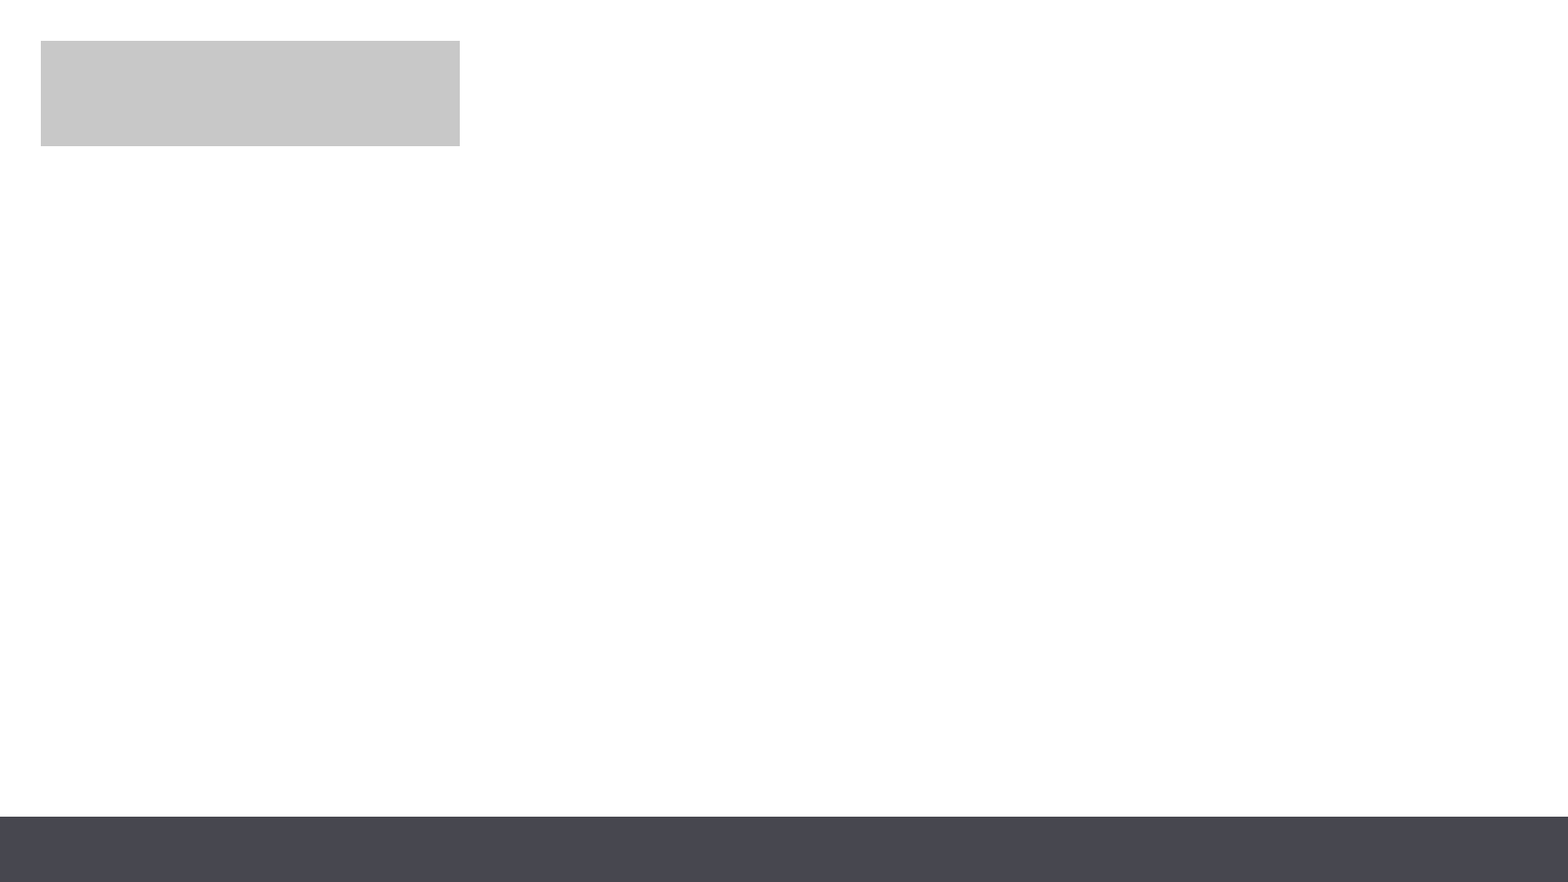
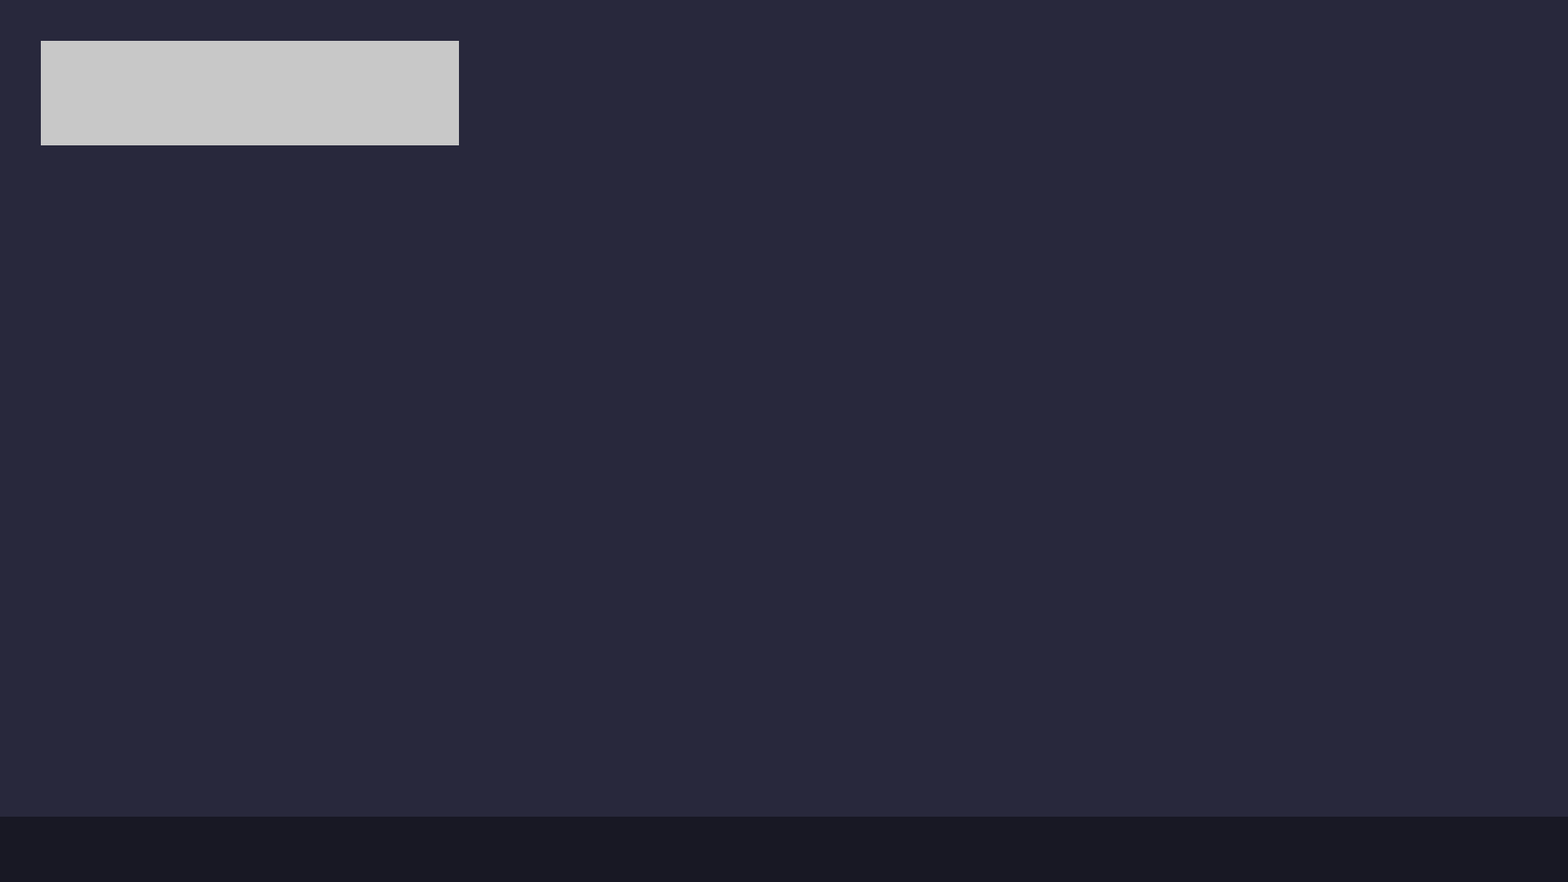
Layered file, before and after one edit (1568px x 882px). Changes by layer:
removed layer "L2" over [0, 816, 1568, 882]
removed layer "L1" over [40, 40, 460, 147]
added layer "Footer" above "Logo" over [0, 816, 1568, 882]
added layer "Background" over [0, 0, 1568, 882]